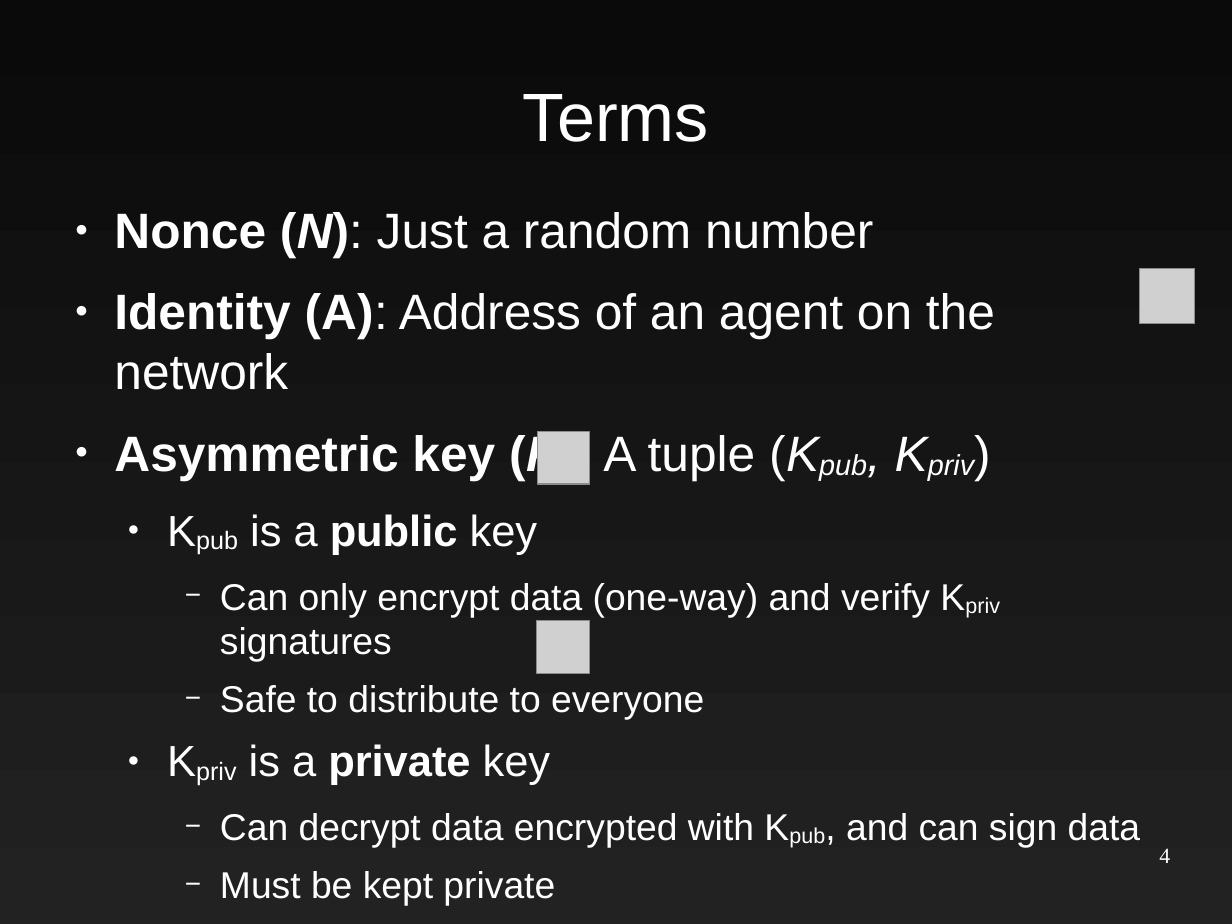
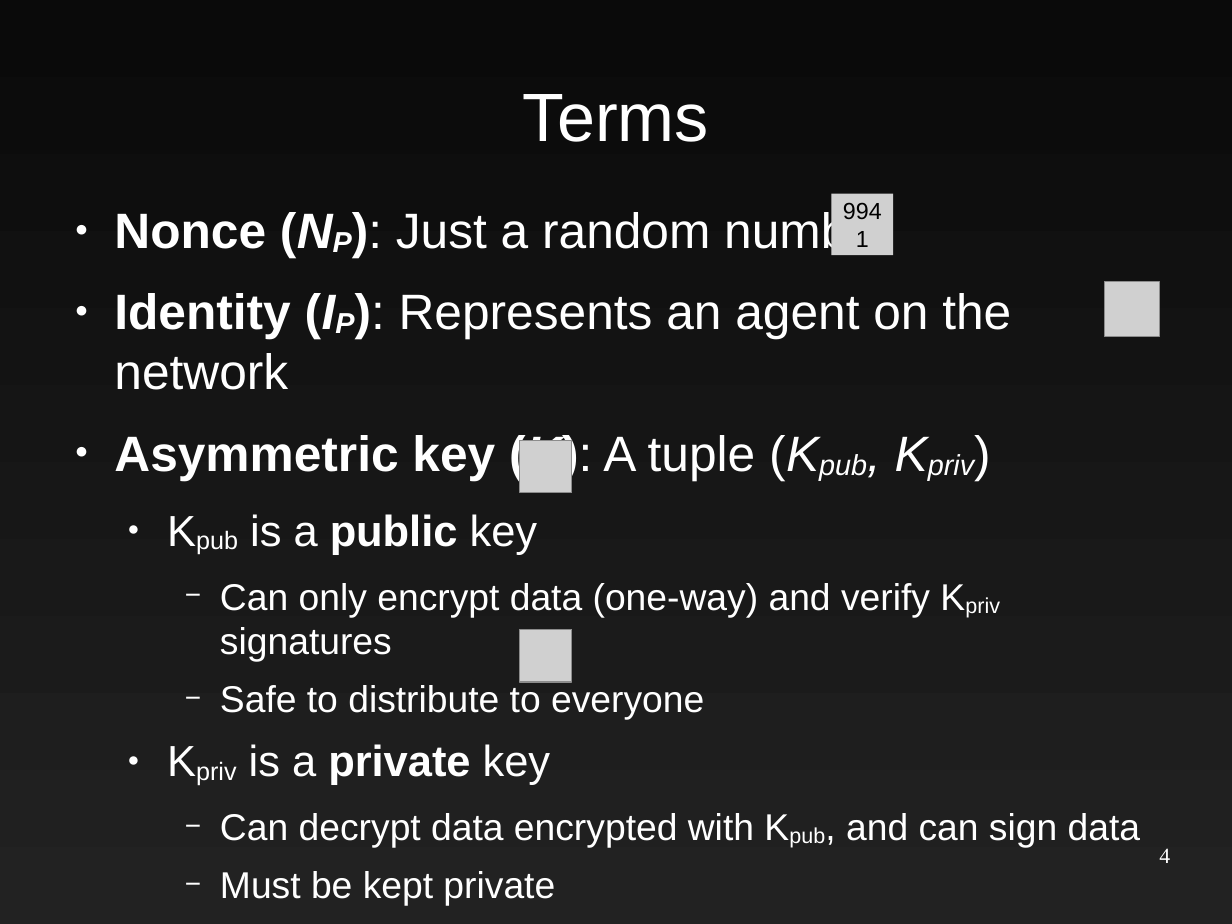
Before and after one commit to EtiennePerot/cs525p, a slide deck: slide 4 of Presentation.odp. Drawn at 1232x924 pixels with LibreOffice and Linux fonts; fonts in the diff are those of the drawing; grey boxes stand for pictures. Boxes give left, top, right and bottom in pixels: in the first picture for what was removed or moved away, otherwise in the second. Text is boxed around its words. In the diff, an @@ line names an element or a change of style, - is before the commit and + after.

```diff
--- a/Presentation.odp
+++ b/Presentation.odp
@@ text at bbox=[114, 208, 1011, 390]: text changed @@
-● Nonce (N): Just a random number
-● Identity (A): Address of an agent on the network
+● Nonce (NP): Just a random number
+● Identity (IP): Represents an agent on the network
@@ picture added at bbox=[832, 193, 893, 255], 15 pt, text #000000 @@
+9941
@@ picture: place and size @@
-picture at bbox=[1140, 268, 1195, 323]
+picture at bbox=[1105, 282, 1159, 337]
@@ picture: place and size @@
-picture at bbox=[538, 432, 590, 484]
+picture at bbox=[520, 440, 572, 493]
@@ picture: place and size @@
-picture at bbox=[537, 620, 589, 673]
+picture at bbox=[520, 629, 572, 682]
```
Also in this commit, not shown: 1 other slide changed, 2 slides added, 8 other files.
